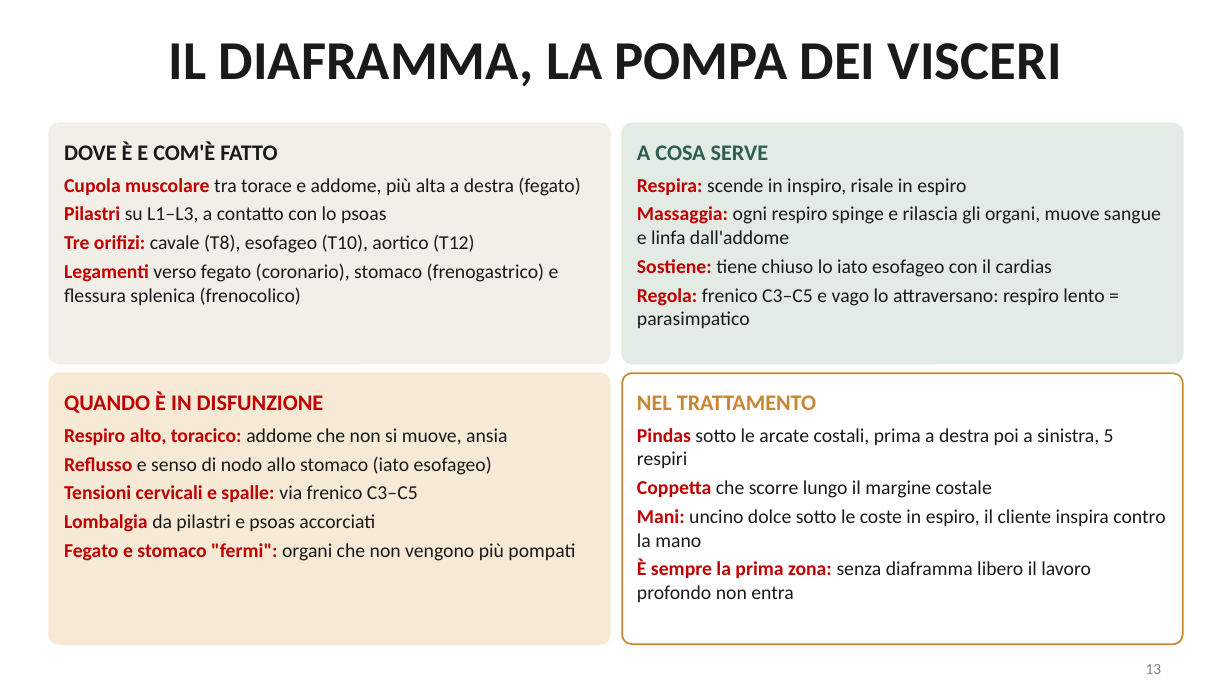
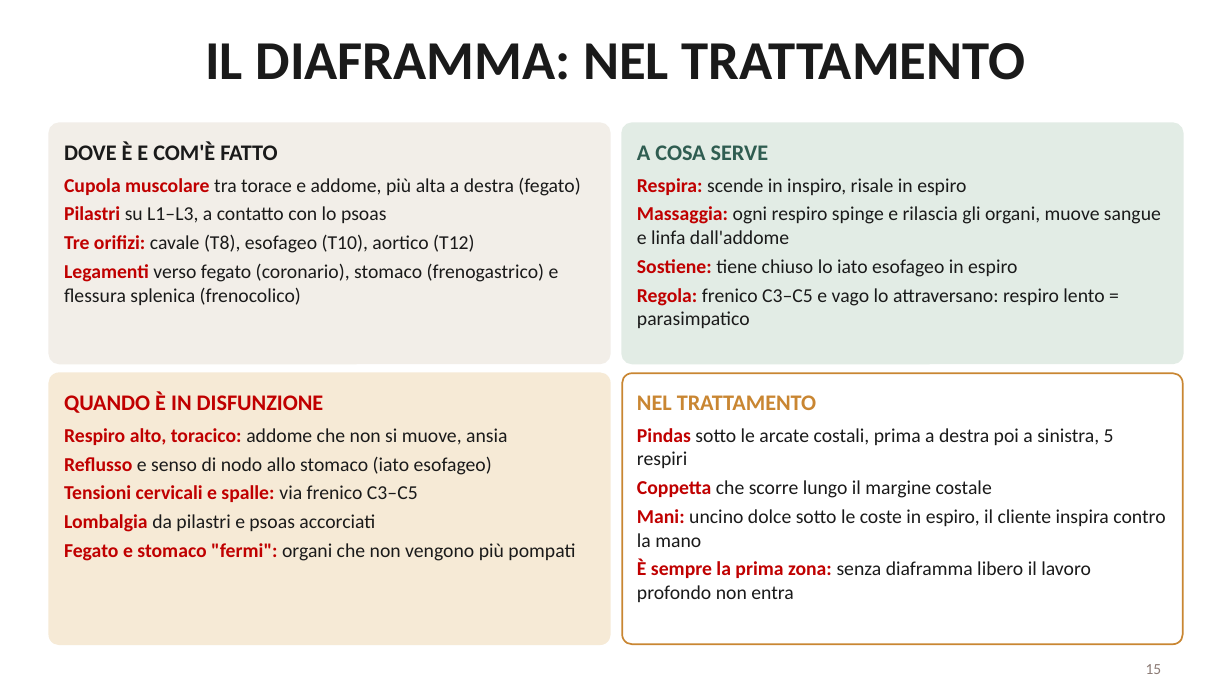
Before and after one commit to davidemcb/kinesiologia-studio, a slide deck: slide 15 of formazione/dispense/viscerale-2-livello.pptx (slide 13 before the commit). Drawn at 1232x693 pixels with LibreOffice and Linux fonts; fonts in the diff are those of the drawing. Boxes give left, top, right and bottom in pixels: in the first picture for what was removed or moved away, otherwise in the second. Text is boxed around its words. In the diff, an @@ line names an element or a change of style, - is before the commit and + after.

```diff
--- a/formazione/dispense/viscerale-2-livello.pptx
+++ b/formazione/dispense/viscerale-2-livello.pptx
@@ title at <box>205,43,1025,80</box>: text changed @@
-IL DIAFRAMMA, LA POMPA DEI VISCERI
+IL DIAFRAMMA: NEL TRATTAMENTO
@@ text at <box>637,259,1017,277</box>: text changed @@
-• Sostiene: tiene chiuso lo iato esofageo con il cardias
+• Sostiene: tiene chiuso lo iato esofageo in espiro
@@ page number at <box>1146,664,1162,674</box>: text changed @@
-13
+15
```
Also in this commit, not shown: 3 other slides changed, 2 slides added.
